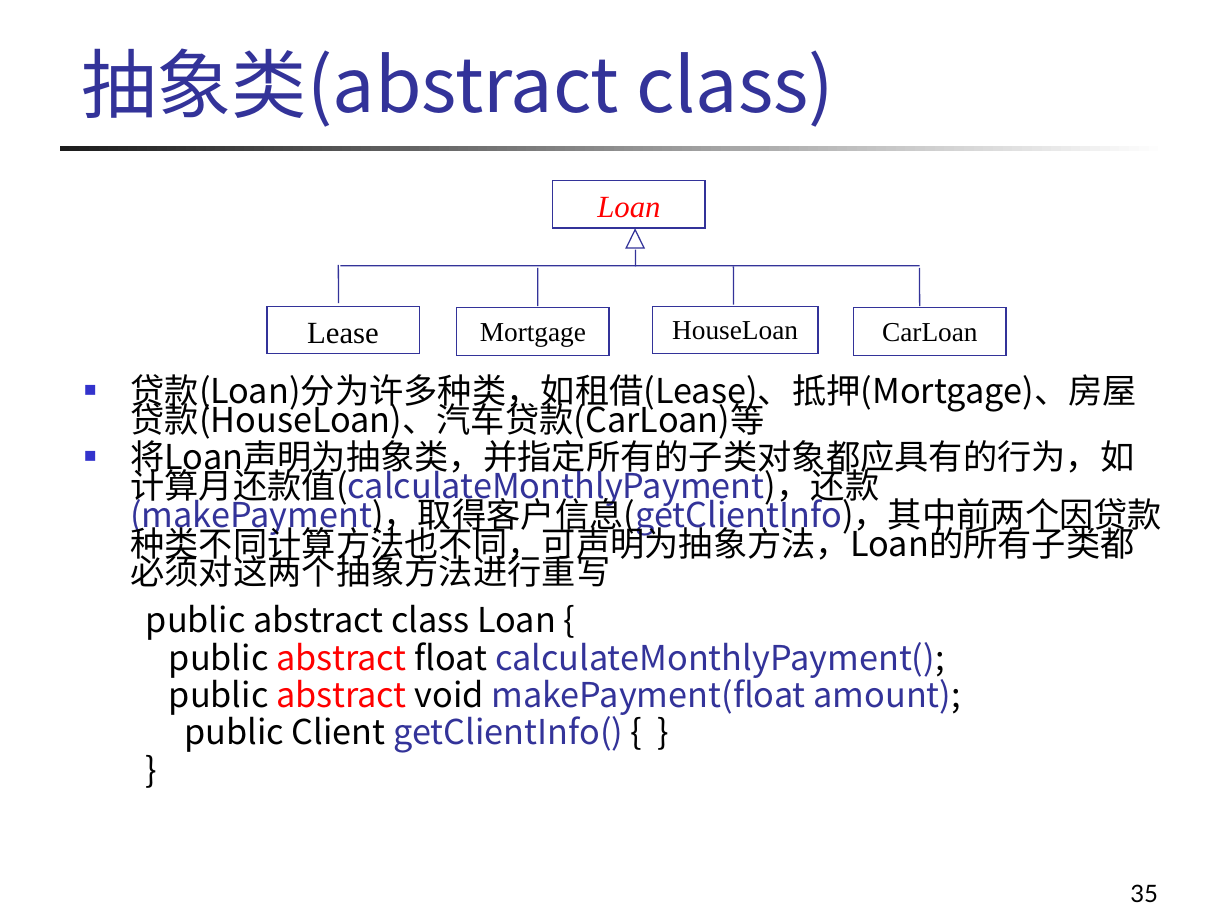
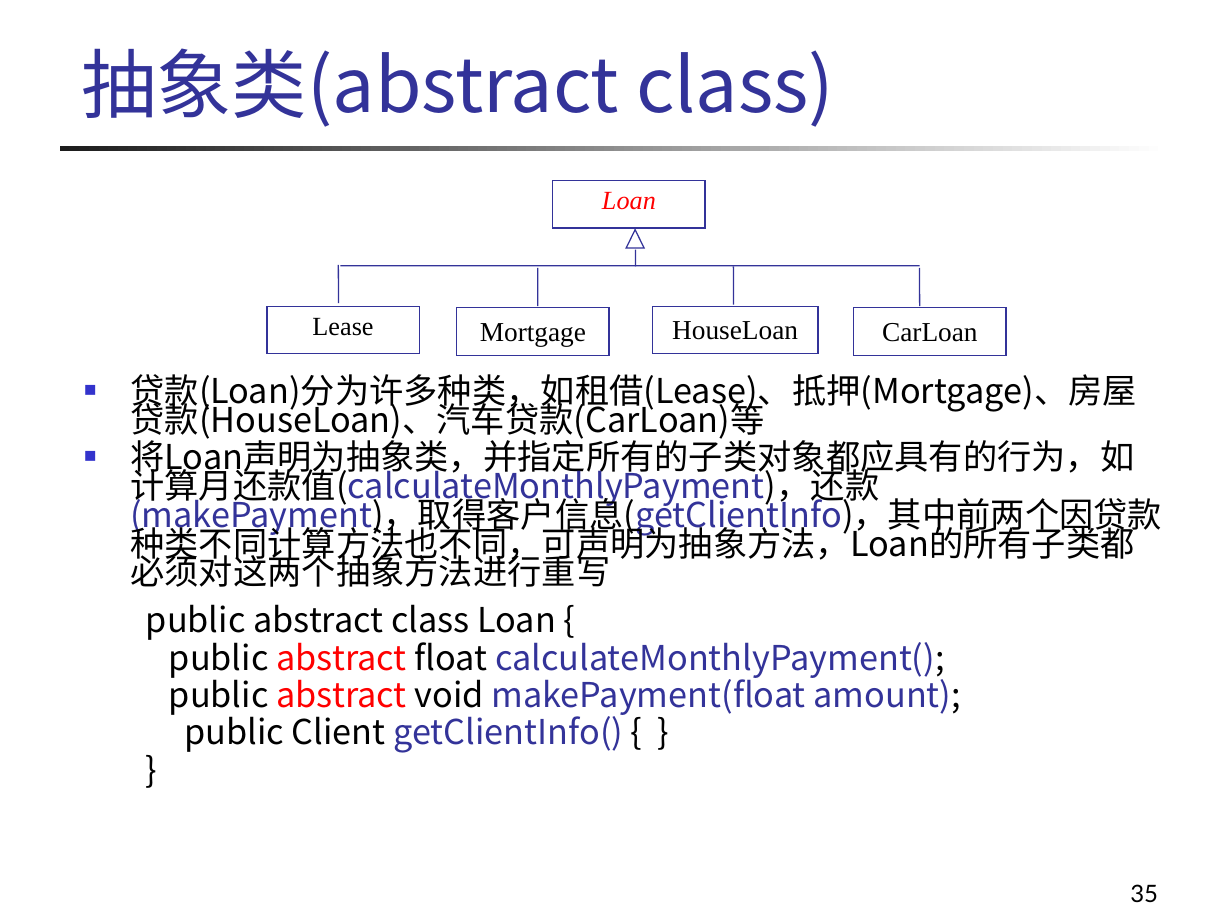
Before and after one commit to wangjin0818/Object_Oriented_Programming_2021, a slide deck: slide 35 of week 04/第04章-继承与多态.ppt. Drawn at 1232x924 pixels with LibreOffice and Linux fonts; fonts in the diff are those of the drawing; background and template pictures are left out. Boxes give left, top, right and bottom in pixels: in the first picture for what was removed or moved away, otherwise in the second. Text is boxed around its words. In the diff, an @@ line names an element or a change of style, - is before the commit and + after.

```diff
--- a/week 04/第04章-继承与多态.ppt
+++ b/week 04/第04章-继承与多态.ppt
@@ rectangle "Loan" at (x1=553, y1=181, x2=706, y2=229): size 18 to 15.3 pt; line spacing 1 to 0.9 @@
@@ rectangle "Lease" at (x1=267, y1=307, x2=420, y2=355): size 18 to 15.3 pt; line spacing 1 to 0.9 @@
```
Also in this commit, not shown: 5 other slides changed.
